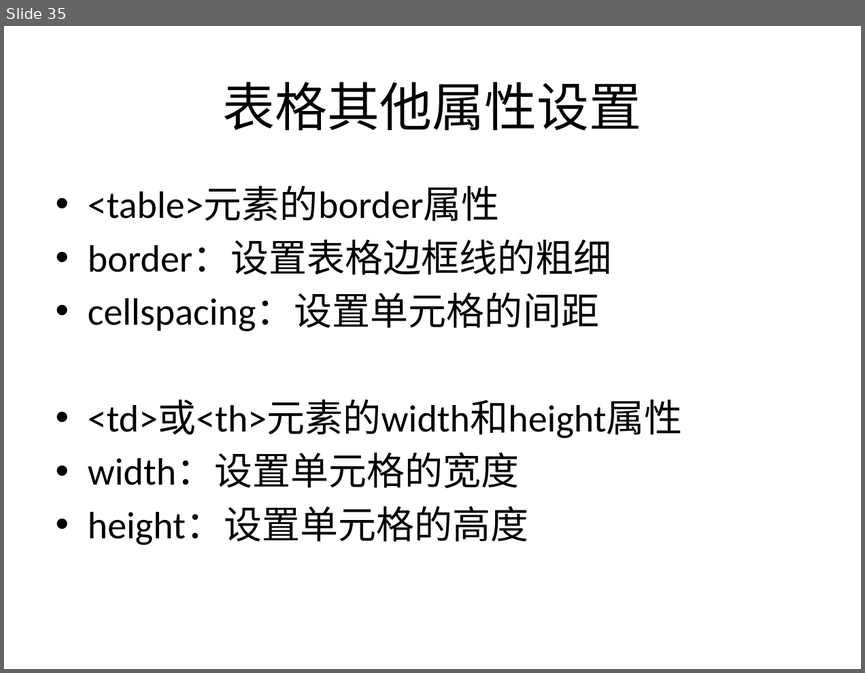
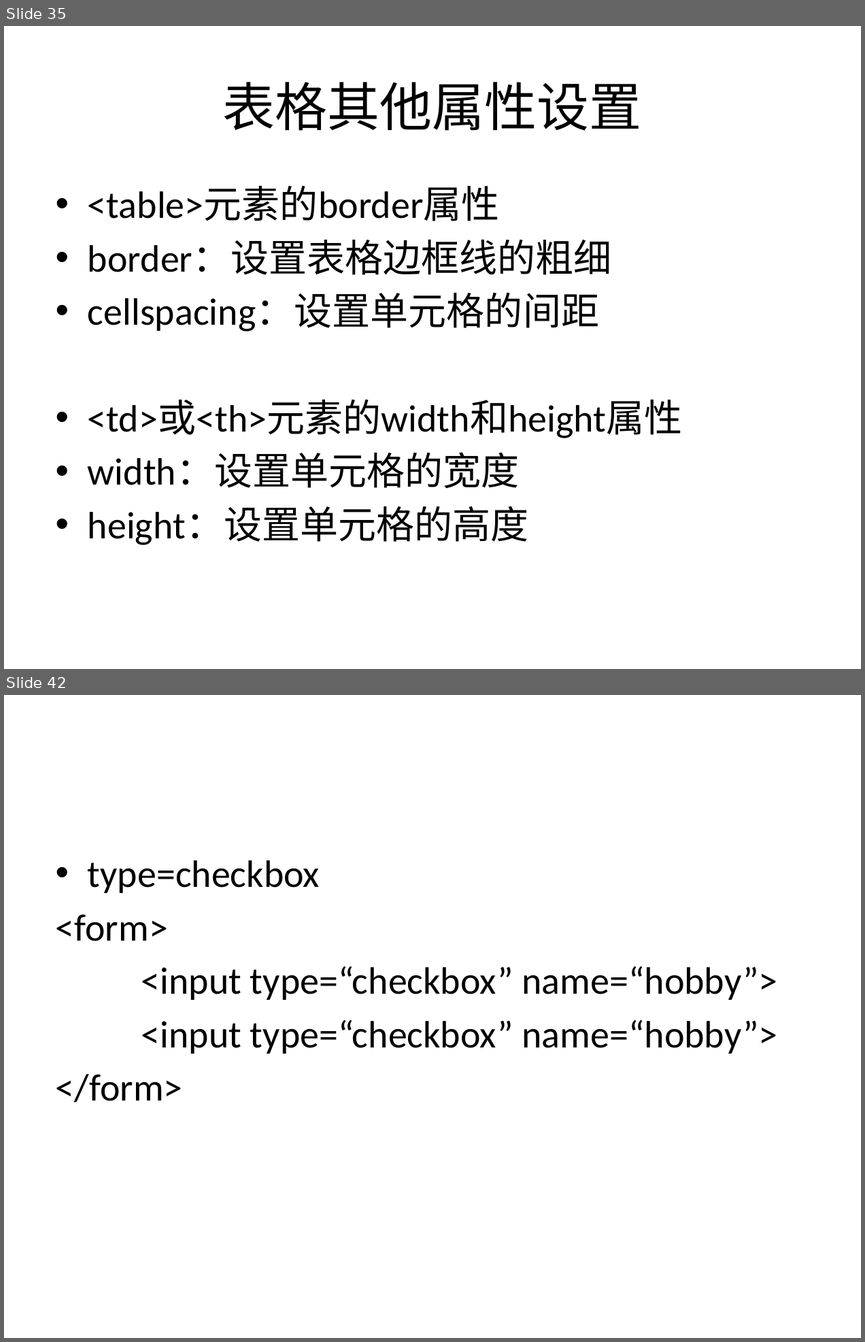
Before and after one commit to sans123wx/class, a slide deck: 网页设计与制作/html元素.pptx. Shown one above the other, each under a label of ours: slide 35 before the commit, slides 35 and 42 after it; the slides between them are not shown. The pictures are 865x673 and 865x1342 pixels, drawn with LibreOffice and Linux fonts; fonts in the diff are those of the drawing. Boxes give left, top, right and bottom in pixels: in the first picture for what was removed or moved away, otherwise in the second. Text is boxed around its words. In the diff, an @@ line names an element or a change of style, - is before the commit and + after.

```diff
--- a/网页设计与制作/html元素.pptx
+++ b/网页设计与制作/html元素.pptx
@@ slide 42 added at [4, 695, 861, 1338], background #FFFFFF @@
@@ text added at [56, 860, 778, 1102], 32 pt, text #000000 @@
+• type=checkbox
+<form>
+<input type=“checkbox” name=“hobby”>
+<input type=“checkbox” name=“hobby”>
+</form>
```
Also in this commit, not shown: 6 other slides added, 1 other file.
